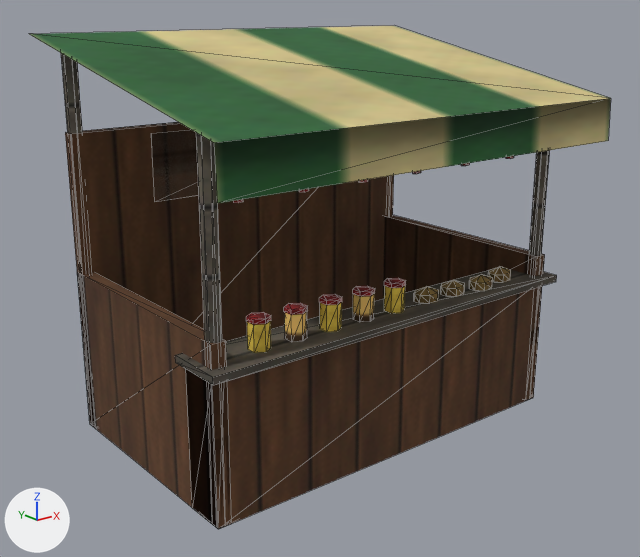
One commit to the OBJ model assets/models/puesto_comida.obj: the scene before it, then after it.
Both versions are drawn from a camera (50 mm lens) standing at (-3.95, -4.95, 3.06) and looking at (-0.11, -0.15, 1.14). Lighting does not change. The marker at lower left points along +X, +Y and +Z. The picture after the commit comes second. Mesh edges are drawn as thin lines. Where no turn or scale is listed for an object, it has been applied to the vertices.

Script lines for the objects in view, before the commit:
```python
me_puesto_comida = bpy.data.meshes.new('puesto_comida')
me_puesto_comida.from_pydata(...)  # 346 vertices, 572 faces; spans x -1.65..1.65, y -1.26..1.0, z 0.0..2.85
# faces by material slot: [48, 104, 4, 60, 100, 40, 120, 96]
me_puesto_comida.materials.append(mat_mat_madera)  # picture img_mat_madera_png
me_puesto_comida.materials.append(mat_mat_madera_gris)  # picture img_mat_madera_gris_png
me_puesto_comida.materials.append(mat_mat_toldo_verde)  # picture img_mat_toldo_verde_png
me_puesto_comida.materials.append(mat_mat_flor_amarilla)  # picture img_mat_flor_amarilla_png
me_puesto_comida.materials.append(mat_mat_tela_roja)  # picture img_mat_tela_roja_png
me_puesto_comida.materials.append(mat_mat_ventana_luz)  # picture img_mat_ventana_luz_png
me_puesto_comida.materials.append(mat_mat_paja)  # picture img_mat_paja_png
me_puesto_comida.materials.append(mat_mat_sangre)  # picture img_mat_sangre_png
ob_puesto_comida = bpy.data.objects.new('puesto_comida', me_puesto_comida)
ob_puesto_comida.location = (0.0, 0.0, 0.0)
```
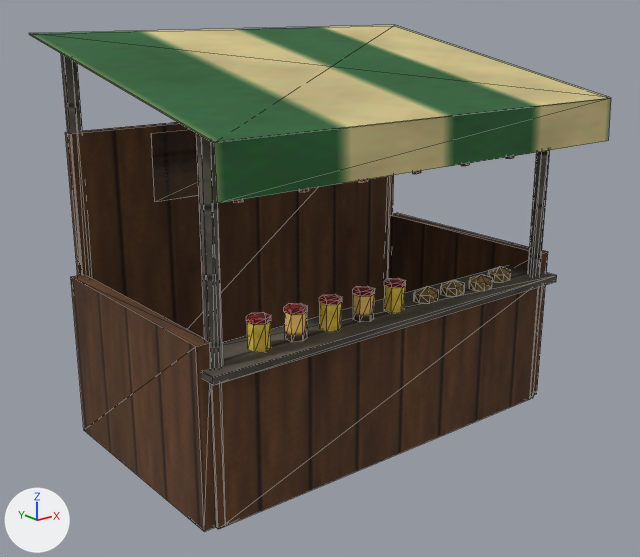
Changed parts and their boxes (x1, y1, x2, y2) in the pictures (640 x 557 px):
```json
{"object": "puesto_comida", "change": "reshaped", "before": [30, 26, 611, 529], "after": [29, 25, 611, 532]}
{"part": 1, "of": "me_puesto_comida", "change": "added", "after": [71, 275, 215, 532], "on screen": "brown"}
{"part": 2, "of": "me_puesto_comida", "change": "added", "after": [390, 213, 548, 395]}
{"part": 3, "of": "me_puesto_comida", "change": "built on", "before": [77, 98, 611, 529], "after": [30, 35, 611, 203]}
```

The change, as JSON lines over the scene's bpy script:
```json
{"block": "me_puesto_comida", "where": "# used by ob_puesto_comida; location = (0.0, 0.0, 0.0)"}
{"op": "remove", "block": "me_puesto_comida", "code": "me_puesto_comida.from_pydata(...)  # 346 vertices, 572 faces; spans x -1.65..1.65, y -1.26..1.0, z 0.0..2.85"}
{"op": "add", "block": "me_puesto_comida", "code": "me_puesto_comida.from_pydata(...)  # 356 vertices, 574 faces; spans x -1.65..1.65, y -1.26..1.0, z 0.0..2.85"}
{"block": "me_puesto_comida", "change": "me_puesto_comida part 1: a new loose piece, a box spanning x -1.58..-1.48, y -0.87..0.83, z 0.0..1.2, in mat_mat_madera (picture img_mat_madera_png)"}
{"block": "me_puesto_comida", "change": "me_puesto_comida part 2: a new loose piece, a box spanning x 1.48..1.58, y -0.87..0.83, z 0.0..1.2, in mat_mat_madera (picture img_mat_madera_png)"}
{"block": "me_puesto_comida", "change": "me_puesto_comida part 3"}
{"block": "me_puesto_comida", "change": "12 vertices are removed from x -1.5..1.5, y -0.9..0.9, z 0.0..1.2"}
{"block": "me_puesto_comida", "change": "26 faces are deleted"}
{"block": "me_puesto_comida", "change": "6 vertices are added at (-1.65, 1.0, 2.85), (-1.65, -1.25, 2.4), (-1.65, -1.25, 2.4), (1.65, 1.0, 2.85), (1.65, -1.25, 2.4), (1.65, -1.25, 2.4)"}
{"block": "me_puesto_comida", "change": "4 new faces join them, mat_mat_toldo_verde (picture img_mat_toldo_verde_png)"}
```
